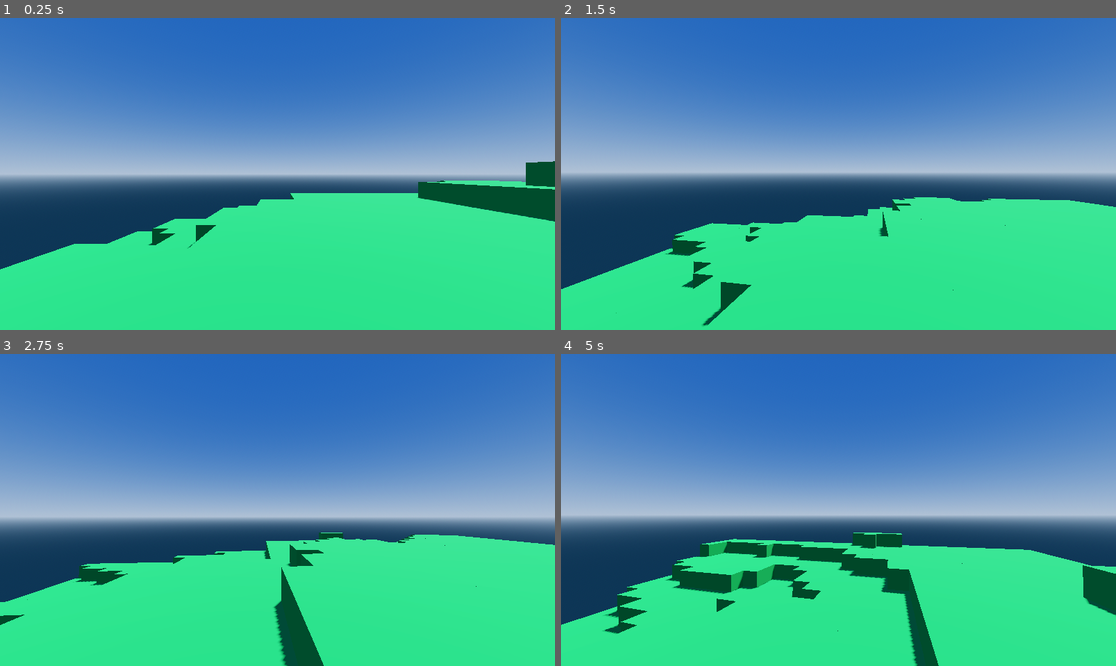
Above: before the commit, frames 1-4 (two rows, left to right).
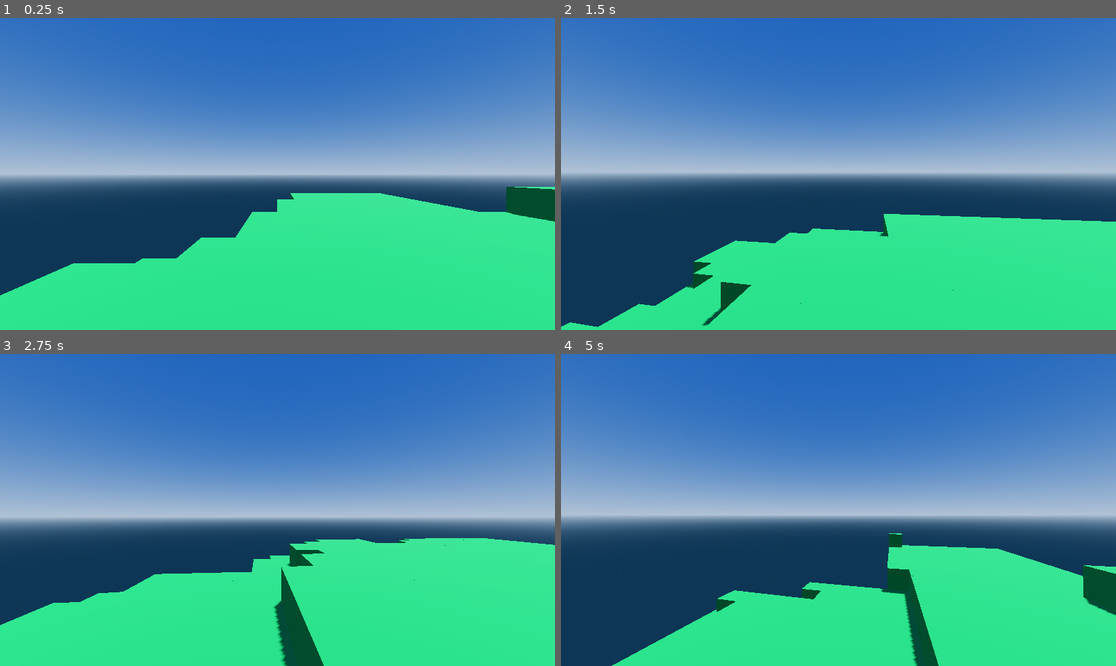
Above: after the commit, the same moments.

Repository: michasng/voxel_game
Game: Godot game, scene res://scenes/game.tscn
Two runs of this game, one before a commit and one after it. Both use one fixed random seed, a clock stepped at 60 frames per second and the inputs below.
Inputs (mouse positions are in pixels of both pictures, inside the frame that each line leads up to):
- Up to frame 1 (0.25 s): no input
- Up to frame 2 (1.5 s): tap Enter at 0.5 s; move the mouse to (866, 174) at 0.52 s; hold Shift 0.53-1.28 s; hold W (move_forward) from 0.53 s (still down); click (866, 174) at 0.67 s; tap Space (jump) at 0.77 s; move the mouse to (810, 174) at 1.27 s; tap Alt at 1.35 s
- Up to frame 3 (2.75 s): keep holding W (move_forward); tap Space (jump) at 1.52 s; move the mouse to (288, 503) at 2.02 s; tap Ctrl at 2.1 s
- Up to frame 4 (5 s): keep holding W (move_forward); move the mouse to (832, 516) at 2.77 s; tap Shift at 2.85 s; click (832, 516) at 2.92 s; tap Space (jump) at 3.02, 3.77, 4.52 s; move the mouse to (877, 513) at 3.52 s; tap Alt at 3.6 s; move the mouse to (794, 506) at 4.27 s; tap Ctrl at 4.35 s

The runs differ from the first frame. In frame 1, 5.7% of the frame differs, in the area x 0-100%, y 45-89%; in frame 2, 8.0%; in frame 3, 3.6%; in frame 4, 11%, in the area x 0-95%, y 57-100%.

Commit message:
Add spherical chunk loading

Diff:
--- a/scenes/World.tscn
+++ b/scenes/World.tscn
@@ -1,8 +1,10 @@
-[gd_scene load_steps=5 format=3 uid="uid://b2ekchm1h8fic"]
+[gd_scene load_steps=7 format=3 uid="uid://b2ekchm1h8fic"]
 
 [ext_resource type="Script" path="res://scripts/world/world.gd" id="1_nv1ex"]
-[ext_resource type="Script" path="res://test/unit/world/world_generator.gd" id="2_rlrbt"]
 [ext_resource type="MeshLibrary" uid="uid://0xox537i0dwv" path="res://scenes/mesh_library.tres" id="2_t6ofn"]
+[ext_resource type="Script" path="res://scripts/world/world_generator.gd" id="3_uvsht"]
+[ext_resource type="Script" path="res://scripts/world/chunk_loader.gd" id="4_jaee3"]
+[ext_resource type="Script" path="res://scripts/world/chunk_renderer.gd" id="5_yk8lo"]
 
 [sub_resource type="FastNoiseLite" id="FastNoiseLite_hvku6"]
 
@@ -14,6 +16,15 @@
 cell_size = Vector3(1, 1, 1)
 
 [node name="WorldGenerator" type="Node" parent="."]
-script = ExtResource("2_rlrbt")
+script = ExtResource("3_uvsht")
 height_noise = SubResource("FastNoiseLite_hvku6")
 height_amplitude = 10
+
+[node name="ChunkLoader" type="Node" parent="." node_paths=PackedStringArray("world_generator")]
+script = ExtResource("4_jaee3")
+world_generator = NodePath("../WorldGenerator")
+
+[node name="ChunkRenderer" type="Node" parent="." node_paths=PackedStringArray("grid_map", "chunk_loader")]
+script = ExtResource("5_yk8lo")
+grid_map = NodePath("../GridMap")
+chunk_loader = NodePath("../ChunkLoader")
--- a/scenes/game.tscn
+++ b/scenes/game.tscn
@@ -29,5 +29,5 @@
 
 [node name="Player" parent="." instance=ExtResource("1_6bydf")]
 
-[node name="World" parent="." node_paths=PackedStringArray("chunk_loader") instance=ExtResource("2_eppjx")]
-chunk_loader = NodePath("../Player")
+[node name="World" parent="." node_paths=PackedStringArray("center_node") instance=ExtResource("2_eppjx")]
+center_node = NodePath("../Player")
--- /dev/null
+++ b/scripts/world/chunk.gd
@@ -0,0 +1,32 @@
+extends Resource
+class_name Chunk
+
+
+static var SIZE: int = 8
+
+
+var coords: Vector3i
+var blocks: Array[Array] # Array[Array[PackedInt32Array]]]
+
+
+@warning_ignore("shadowed_variable")
+func _init(coords: Vector3i, blocks: Array[Array]):
+	self.coords = coords
+	self.blocks = blocks
+
+
+func for_each_block(callable: Callable) -> void: # Callable[void, [Vector3i]]
+	for x in range(SIZE):
+		for y in range(SIZE):
+			for z in range(SIZE):
+				var in_chunk_coords = Vector3i(x, y, z)
+				callable.call(in_chunk_coords)
+
+
+func get_block(in_chunk_coords: Vector3i) -> int:
+	return blocks[in_chunk_coords.x][in_chunk_coords.y][in_chunk_coords.z]
+
+
+# setting static var from outside another class is not allowed
+static func mock_size(value: int):
+	SIZE = value
--- /dev/null
+++ b/scripts/world/chunk_loader.gd
@@ -0,0 +1,72 @@
+extends Node
+class_name ChunkLoader
+
+@export var world_generator: WorldGenerator
+
+
+signal chunks_updated(loaded_chunks: Dictionary)
+
+signal chunk_loaded(chunk: Chunk)
+
+signal chunk_unloaded(chunk: Chunk)
+
+
+var center_node: Node3D
+var center_chunk_coords: Vector3i
+
+const CHUNK_LOADING_DISTANCE = 3
+@onready var chunk_loading_mask: Array[Vector3i] = create_sphere_mask(CHUNK_LOADING_DISTANCE)
+
+var loaded_chunks: Dictionary = {} # Dictionary[Vector3i, Chunk]
+
+
+func create_cube_mask(radius: int) -> Array[Vector3i]:
+	var mask: Array[Vector3i] = []
+	var chunk_range = range(-radius, radius + 1)
+	for x in chunk_range:
+		for y in chunk_range:
+			for z in chunk_range:
+				var chunk_coords = Vector3i(x, y, z)
+				mask.append(chunk_coords)
+	return mask
+
+
+func create_sphere_mask(radius: int) -> Array[Vector3i]:
+	var within_radius = func(chunk_coords: Vector3i) -> bool:
+		return chunk_coords.length() <= radius # length() result is absolute
+	return create_cube_mask(radius).filter(within_radius)
+
+
+func _process(_delta: float) -> void:
+	var new_center_chunk_coords = World.world_to_chunk(center_node.position)
+	if new_center_chunk_coords != center_chunk_coords:
+		center_chunk_coords = new_center_chunk_coords
+		_update_chunks()
+
+
+func _update_chunks() -> void:
+	for chunk_coords in loaded_chunks.keys():
+		var distance = (center_chunk_coords - chunk_coords).length()
+		if distance > CHUNK_LOADING_DISTANCE:
+			_unload_chunk(chunk_coords)
+
+	for offset_chunk_coords in chunk_loading_mask:
+		var chunk_coords = center_chunk_coords + offset_chunk_coords
+		if chunk_coords not in loaded_chunks:
+			_load_chunk(chunk_coords)
+
+	chunks_updated.emit(loaded_chunks)
+
+
+func _load_chunk(chunk_coords: Vector3i) -> void:
+	var chunk = world_generator.generate_chunk(chunk_coords)
+	loaded_chunks[chunk_coords] = chunk
+
+	chunk_loaded.emit(chunk)
+
+
+func _unload_chunk(chunk_coords: Vector3i) -> void:
+	var chunk = loaded_chunks[chunk_coords]
+	loaded_chunks.erase(chunk_coords)
+
+	chunk_unloaded.emit(chunk)
--- /dev/null
+++ b/scripts/world/chunk_renderer.gd
@@ -0,0 +1,40 @@
+extends Node
+class_name ChunkRenderer
+
+
+@export var grid_map: GridMap
+
+@export var chunk_loader: ChunkLoader
+
+
+const CHUNK_RENDERING_DISTANCE = 2
+@onready var chunk_rendering_mask: Array[Vector3i] = chunk_loader.create_sphere_mask(CHUNK_RENDERING_DISTANCE)
+
+
+func _ready():
+	chunk_loader.chunks_updated.connect(_update_render_chunks)
+	chunk_loader.chunk_unloaded.connect(_clear_chunk)
+
+
+func _update_render_chunks(loaded_chunks: Dictionary):
+	for offset_chunk_coords in chunk_rendering_mask:
+		var chunk_coords = chunk_loader.center_chunk_coords + offset_chunk_coords
+		_render_chunk(loaded_chunks[chunk_coords])
+
+
+func _clear_chunk(chunk: Chunk) -> void:
+	var clear_block = func(block_in_chunk_coords: Vector3i):
+		var block_world_coords = World.chunk_to_block(chunk.coords, block_in_chunk_coords)
+		grid_map.set_cell_item(block_world_coords, GridMap.INVALID_CELL_ITEM)
+
+	chunk.for_each_block(clear_block)
+
+
+func _render_chunk(chunk: Chunk) -> void:
+	var render_block = func(block_in_chunk_coords: Vector3i):
+		var block = chunk.get_block(block_in_chunk_coords)
+		var block_world_coords = World.chunk_to_block(chunk.coords, block_in_chunk_coords)
+		if block != GridMap.INVALID_CELL_ITEM:
+			grid_map.set_cell_item(block_world_coords, block) # TODO: only set items next to air or transparent blocks
+
+	chunk.for_each_block(render_block)
--- a/scripts/world/world.gd
+++ b/scripts/world/world.gd
@@ -1,78 +1,28 @@
 extends Node
 class_name World
 
-@onready var grid_map: GridMap = $GridMap
-@onready var world_generator: WorldGenerator = $WorldGenerator
 
-@export var chunk_loader: Node3D
-var chunk_loader_chunk_coords: Vector3i
-
-var chunk_size: int:
-	get:
-		return grid_map.cell_octant_size
-
-var loaded_chunks: Array[Vector3i] = []
+@export var center_node: Node3D
 
 
-func _process(_delta: float) -> void:
-	var new_chunk_coords = world_to_chunk(chunk_loader.position)
-	if new_chunk_coords != chunk_loader_chunk_coords:
-		chunk_loader_chunk_coords = new_chunk_coords
-		chunk_loading(chunk_loader_chunk_coords)
+@onready var chunk_loader: ChunkLoader = $ChunkLoader
 
 
-func chunk_loading(center_chunk_coords: Vector3i, load_distance: int = 2) -> void:
-	for chunk_coords in loaded_chunks:
-		var distance = (center_chunk_coords - chunk_coords).abs().length()
-		if distance > load_distance:
-			_unload_chunk(chunk_coords)
-
-	for x in range(-load_distance, load_distance):
-		for y in range(-load_distance, load_distance):
-			for z in range(-load_distance, load_distance):
-				var chunk_coords = center_chunk_coords + Vector3i(x, y, z)
-				if chunk_coords not in loaded_chunks:
-					_load_chunk(chunk_coords)
+func _ready():
+	chunk_loader.center_node = center_node
 
 
-func _load_chunk(chunk_coords: Vector3i) -> void:
-	loaded_chunks.append(chunk_coords)
-	_generate_chunk(chunk_coords)
+static func world_to_chunk(world_coords: Vector3) -> Vector3i:
+	return (world_coords / Chunk.SIZE).floor()
 
 
-func _unload_chunk(chunk_coords: Vector3i) -> void:
-	var index = loaded_chunks.find(chunk_coords)
-	loaded_chunks.remove_at(index)
-	_clear_chunk(chunk_coords)
+static func world_to_in_chunk(world_coords: Vector3) -> Vector3:
+	return world_coords - Vector3(world_to_chunk(world_coords) * Chunk.SIZE)
 
 
-func _clear_chunk(chunk_coords: Vector3i) -> void:
-	for x in range(chunk_size):
-		for y in range(chunk_size):
-			for z in range(chunk_size):
-				var in_chunk_coords = Vector3i(x, y, z)
-				var world_coords = chunk_coords * chunk_size + in_chunk_coords
-				grid_map.set_cell_item(world_coords, GridMap.INVALID_CELL_ITEM)
+static func chunk_to_block(chunk_coords: Vector3i, block_in_chunk_coords: Vector3i) -> Vector3i:
+	return (chunk_coords * Chunk.SIZE) + block_in_chunk_coords
 
 
-func _generate_chunk(chunk_coords: Vector3i) -> void:
-	for x in range(chunk_size):
-		for y in range(chunk_size):
-			for z in range(chunk_size):
-				var in_chunk_coords = Vector3i(x, y, z)
-				var world_coords = chunk_coords * chunk_size + in_chunk_coords
-				var block = world_generator.get_block(world_coords)
-				if block != GridMap.INVALID_CELL_ITEM:
-					grid_map.set_cell_item(world_coords, block)
-
-
-func world_to_chunk(world_coords: Vector3) -> Vector3i:
-	return (world_coords / chunk_size).floor()
-
-
-func world_to_in_chunk(world_coords: Vector3) -> Vector3:
-	return world_coords - Vector3(world_to_chunk(world_coords) * chunk_size)
-
-
-func chunk_to_world(chunk_coords: Vector3i, in_chunk_coords: Vector3) -> Vector3:
-	return Vector3(chunk_coords * chunk_size) + in_chunk_coords
+static func chunk_to_world(chunk_coords: Vector3i, in_chunk_coords: Vector3) -> Vector3:
+	return Vector3(chunk_coords * Chunk.SIZE) + in_chunk_coords
--- a/test/unit/world/world_generator.gd
+++ b/scripts/world/world_generator.gd
@@ -10,6 +10,20 @@
 	height_noise.seed = randi()
 
 
+func generate_chunk(chunk_coords: Vector3i) -> Chunk:
+	var blocks: Array[Array] = []
+	for x in range(Chunk.SIZE):
+		blocks.append([])
+		for y in range(Chunk.SIZE):
+			blocks[x].append(PackedInt32Array())
+			for z in range(Chunk.SIZE):
+				var in_chunk_coords = Vector3i(x, y, z)
+				var world_coords = chunk_coords * Chunk.SIZE + in_chunk_coords
+				var block = get_block(world_coords)
+				blocks[x][y].append(block)
+	return Chunk.new(chunk_coords, blocks)
+
+
 func get_block(world_coords: Vector3i) -> int:
 	var height = get_height(world_coords.x, world_coords.z)
 	if world_coords.y < height:
--- /dev/null
+++ b/test/unit/world/test_chunk.gd
@@ -0,0 +1,26 @@
+extends GutTest
+
+func before_all():
+	Chunk.mock_size(2)
+
+func test_for_each_block():
+	var spy_called_with = []
+	var spy = func(arg):
+		spy_called_with.append(arg)
+
+	var blocks: Array[Array] = [] # Array[Array[PackedInt32Array]]
+	for x in range(Chunk.SIZE):
+		blocks.append([])
+		for y in range(Chunk.SIZE):
+			blocks[x].append(PackedInt32Array())
+			for z in range(Chunk.SIZE):
+				blocks[x][y].append(1)
+
+	var chunk = Chunk.new(Vector3i(0, 1, -1), blocks)
+	chunk.for_each_block(spy)
+	assert_eq(spy_called_with, [
+		Vector3i(0, 0, 0), Vector3i(0, 0, 1),
+		Vector3i(0, 1, 0), Vector3i(0, 1, 1),
+		Vector3i(1, 0, 0), Vector3i(1, 0, 1),
+		Vector3i(1, 1, 0), Vector3i(1, 1, 1)
+	])
--- /dev/null
+++ b/test/unit/world/test_chunk_loader.gd
@@ -0,0 +1,32 @@
+extends GutTest
+
+var chunk_loader: ChunkLoader
+
+func before_all():
+	chunk_loader = ChunkLoader.new()
+
+
+func test_create_cube_mask():
+	assert_eq(chunk_loader.create_cube_mask(1), [
+		Vector3i(-1, -1, -1), Vector3i(-1, -1, 0), Vector3i(-1, -1, 1),
+		Vector3i(-1, 0, -1), Vector3i(-1, 0, 0), Vector3i(-1, 0, 1),
+		Vector3i(-1, 1, -1), Vector3i(-1, 1, 0), Vector3i(-1, 1, 1),
+		Vector3i(0, -1, -1), Vector3i(0, -1, 0), Vector3i(0, -1, 1),
+		Vector3i(0, 0, -1), Vector3i(0, 0, 0), Vector3i(0, 0, 1),
+		Vector3i(0, 1, -1), Vector3i(0, 1, 0), Vector3i(0, 1, 1),
+		Vector3i(1, -1, -1), Vector3i(1, -1, 0), Vector3i(1, -1, 1),
+		Vector3i(1, 0, -1), Vector3i(1, 0, 0), Vector3i(1, 0, 1),
+		Vector3i(1, 1, -1), Vector3i(1, 1, 0), Vector3i(1, 1, 1)
+	])
+
+
+func test_create_sphere_mask():
+	assert_eq(chunk_loader.create_sphere_mask(1), [
+		Vector3i(-1, 0, 0),
+		Vector3i(0, -1, 0),
+		Vector3i(0, 0, -1),
+		Vector3i(0, 0, 0),
+		Vector3i(0, 0, 1),
+		Vector3i(0, 1, 0),
+		Vector3i(1, 0, 0),
+	])
--- a/test/unit/world/test_world.gd
+++ b/test/unit/world/test_world.gd
@@ -1,22 +1,23 @@
 extends GutTest
 
-var world: World
 
 func before_all():
-	world = World.new()
-	world.cell_octant_size = 4
+	Chunk.mock_size(4)
+
 
 func test_world_to_chunk():
-	assert_eq(world.world_to_chunk(Vector3(0, 1, 3.9)), Vector3i(0, 0, 0))
-	assert_eq(world.world_to_chunk(Vector3(4, 7, 8)), Vector3i(1, 1, 2))
-	assert_eq(world.world_to_chunk(Vector3(-1.5, -4, -5)), Vector3i(-1, -1, -2))
+	assert_eq(World.world_to_chunk(Vector3(0, 1, 3.9)), Vector3i(0, 0, 0))
+	assert_eq(World.world_to_chunk(Vector3(4, 7, 8)), Vector3i(1, 1, 2))
+	assert_eq(World.world_to_chunk(Vector3(-1.5, -4, -5)), Vector3i(-1, -1, -2))
+
 
 func test_world_to_in_chunk():
-	assert_eq(world.world_to_in_chunk(Vector3(0, 1, 3.9)), Vector3(0, 1, 3.9))
-	assert_eq(world.world_to_in_chunk(Vector3(4, 7, 8)), Vector3(0, 3, 0))
-	assert_eq(world.world_to_in_chunk(Vector3(-1.5, -4, -5)), Vector3(2.5, 0, 3))
+	assert_eq(World.world_to_in_chunk(Vector3(0, 1, 3.9)), Vector3(0, 1, 3.9))
+	assert_eq(World.world_to_in_chunk(Vector3(4, 7, 8)), Vector3(0, 3, 0))
+	assert_eq(World.world_to_in_chunk(Vector3(-1.5, -4, -5)), Vector3(2.5, 0, 3))
+
 
 func test_chunk_to_world():
-	assert_eq(world.chunk_to_world(Vector3i(0, 0, 0), Vector3(0, 1, 3.9)), Vector3(0, 1, 3.9))
-	assert_eq(world.chunk_to_world(Vector3i(1, 1, 2), Vector3(0, 3, 0)), Vector3(4, 7, 8))
-	assert_eq(world.chunk_to_world(Vector3i(-1, -1, -2), Vector3(2.5, 0, 3)), Vector3(-1.5, -4, -5))
+	assert_eq(World.chunk_to_world(Vector3i(0, 0, 0), Vector3(0, 1, 3.9)), Vector3(0, 1, 3.9))
+	assert_eq(World.chunk_to_world(Vector3i(1, 1, 2), Vector3(0, 3, 0)), Vector3(4, 7, 8))
+	assert_eq(World.chunk_to_world(Vector3i(-1, -1, -2), Vector3(2.5, 0, 3)), Vector3(-1.5, -4, -5))
Not shown: 2 places in scenes/mesh_library.tres that only renumber resources
